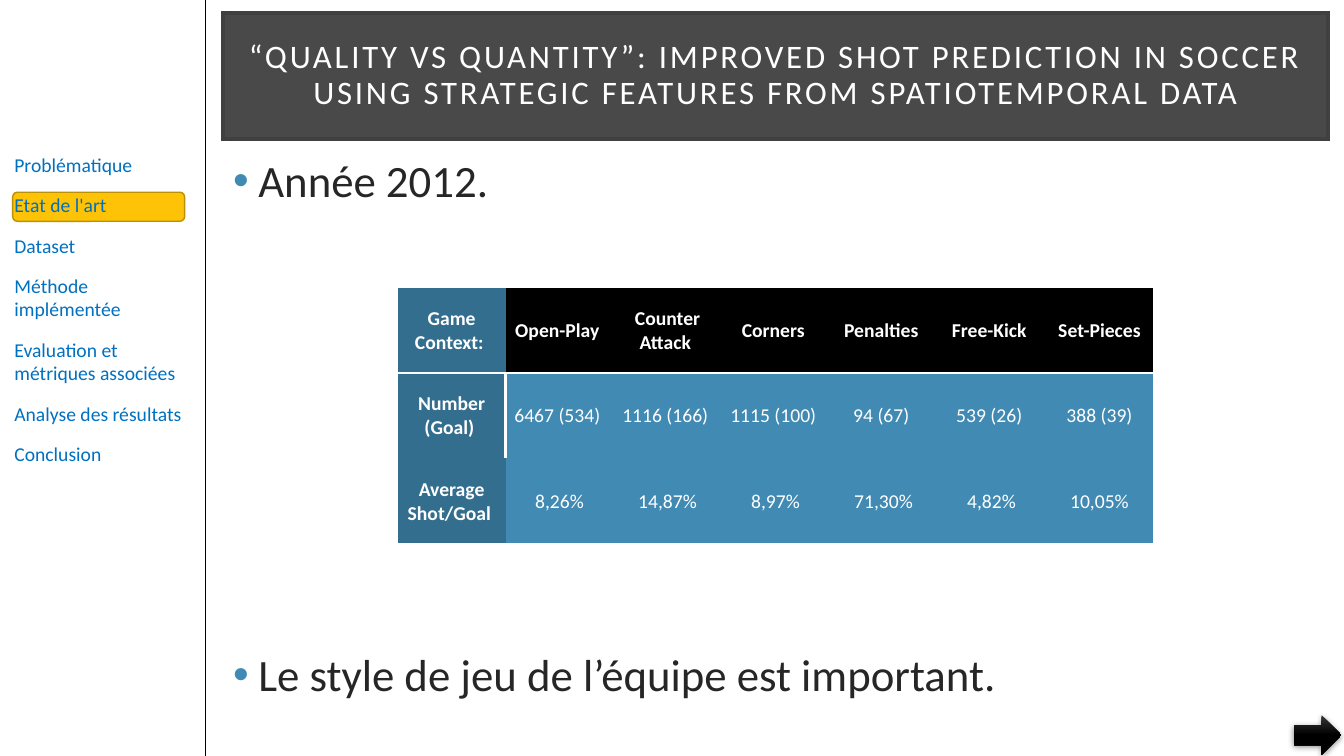
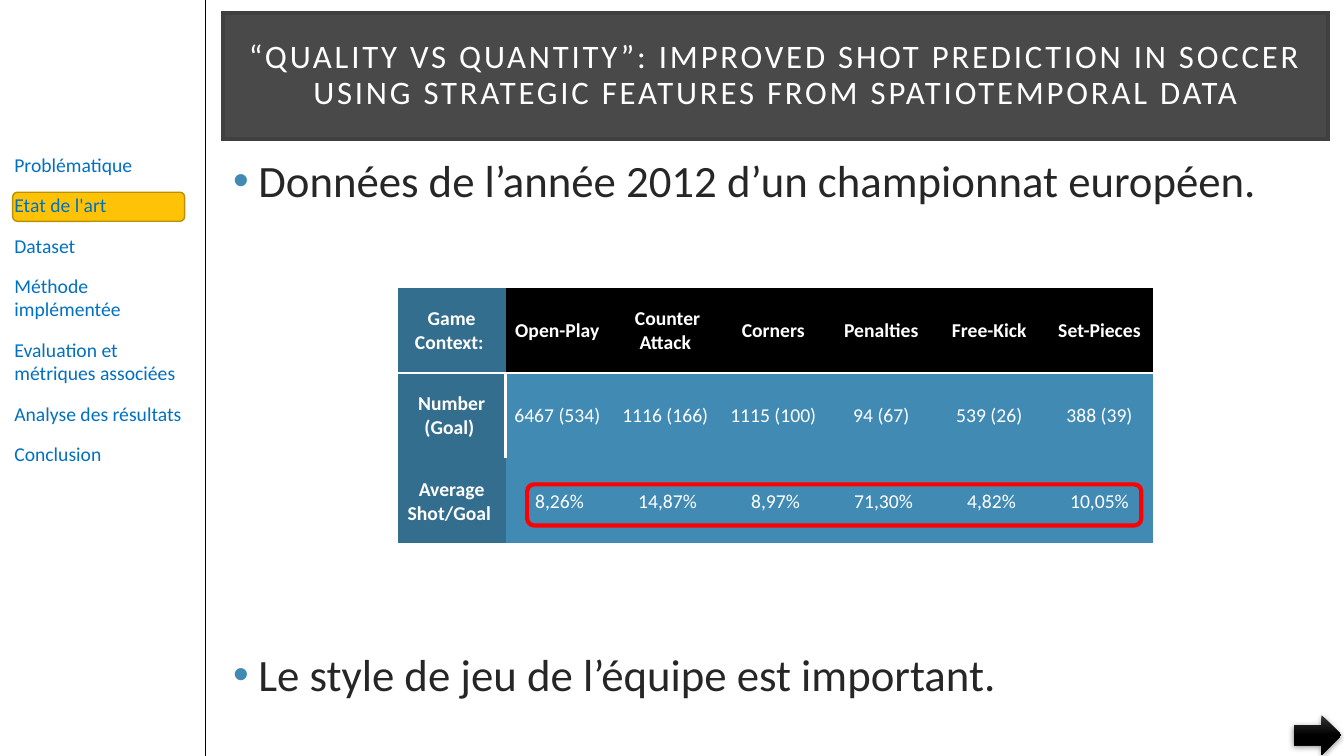
Before and after one commit to pfroide/python, a slide deck: slide 13 of Projet_8/p8.pptx. Drawn at 1344x756 pixels with LibreOffice and Linux fonts; fonts in the diff are those of the drawing. Boxes give left, top, right and bottom in pixels: in the first picture for what was removed or moved away, otherwise in the second. Text is boxed around its words. In the diff, an @@ line names an element or a change of style, - is before the commit and + after.

```diff
--- a/Projet_8/p8.pptx
+++ b/Projet_8/p8.pptx
@@ text at (x1=258, y1=165, x2=1255, y2=205): text changed @@
-• Année 2012.
+• Données de l’année 2012 d’un championnat européen.
@@ rounded rectangle added at (x1=527, y1=484, x2=1141, y2=525), outline #FF0000 3 pt @@
```
Also in this commit, not shown: 6 other slides changed, 3 slides added.
